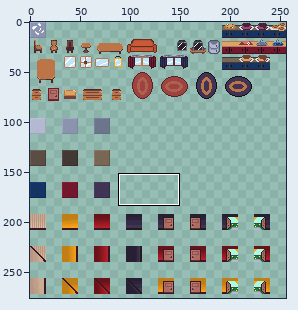
File history of a sprite sheet, assets/sprites/tileset/all_tileset.png. Above, an overview of the earlier version with the close-up marked.
Close-up. Old version:
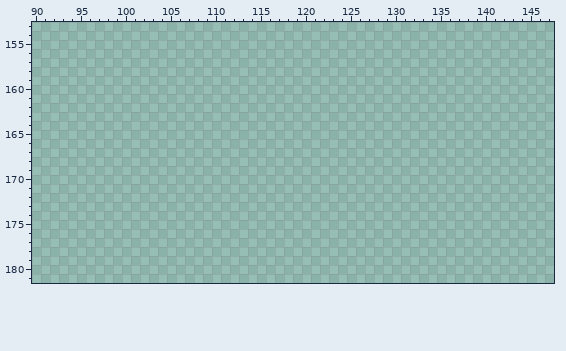
The file is 256x288 pixels. Colours within 5 levels of each other are drawn and written as one. Shown: x 90..147, y 153..181. The wide view leaves out empty margins.
Palette (. is transparent): 
New version:
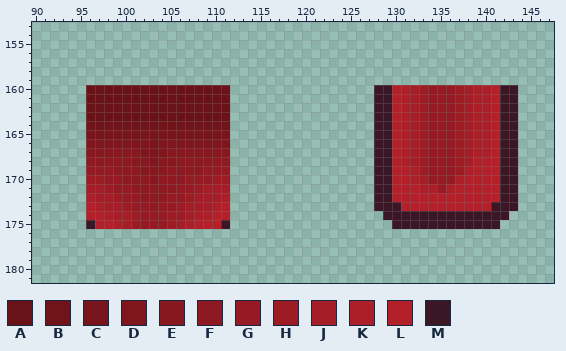
Colours new in this view: A #691319  B #70141a  C #78151c  D #7f161e  E #87181f  F #8e1921  G #961a23  H #9d1c24  J #a51d26  K #ac1e28  L #b4202a  M #3b1725
Commit message: Importing some more wall tiles
From old to new:
Changed rows in their new state; - is an unchanged pixel.
first column x 96:
160 AAAAAAAAAAAAAAAA----------------MMLKJHGGGHJKKLMM
161 AAAAAAAAAAAAAAAA----------------MMLKJHGGGHJKKLMM
162 AAAAAAAAAAAAAAAA----------------MMLKJHGGGHJKKLMM
163 AAAAAAAAAAAAAAAA----------------MMLKJHGGGHJKKLMM
164 BBBBBBBBBBBBBBBB----------------MMLKJHGGGHJKKLMM
165 CCCCCCCCCCCCCCCC----------------MMLKJHGGGHJKKLMM
166 DDDDDDDCDDDDDDDD----------------MMLKJHGGGHJKKLMM
167 EEEEEEDDDEEEEEEE----------------MMLKJHGGGHJKKLMM
168 FFFFFEEDEEFFFFFF----------------MMLKJHGGGHJLLLMM
169 GGGFFFEEEFFFFGGG----------------MMLLKHGGGHKLLLMM
170 HHGGFFFEFFFGGGHH----------------MMLLKJGGGKLLLLMM
171 JJHGGFFFFFGGHJJJ----------------MMLLLKKGKLLLLLMM
172 KJJHGGFFFGGHJJJK----------------MMLLLLLLLLLLLLMM
173 LKJJHGGFGGHJJJKL----------------MMMLLLLLLLLLLMMM
174 LLKJJHGGGHHJKKLL-----------------MMMMMMMMMMMMMM-
175 MLLKJHGGGHJKLLLM------------------MMMMMMMMMMMM--
Where, in picture pixels (left, top, right, bottom), the same in both close-ups:
added: (86, 85, 230, 229)
added: (374, 85, 518, 229)
